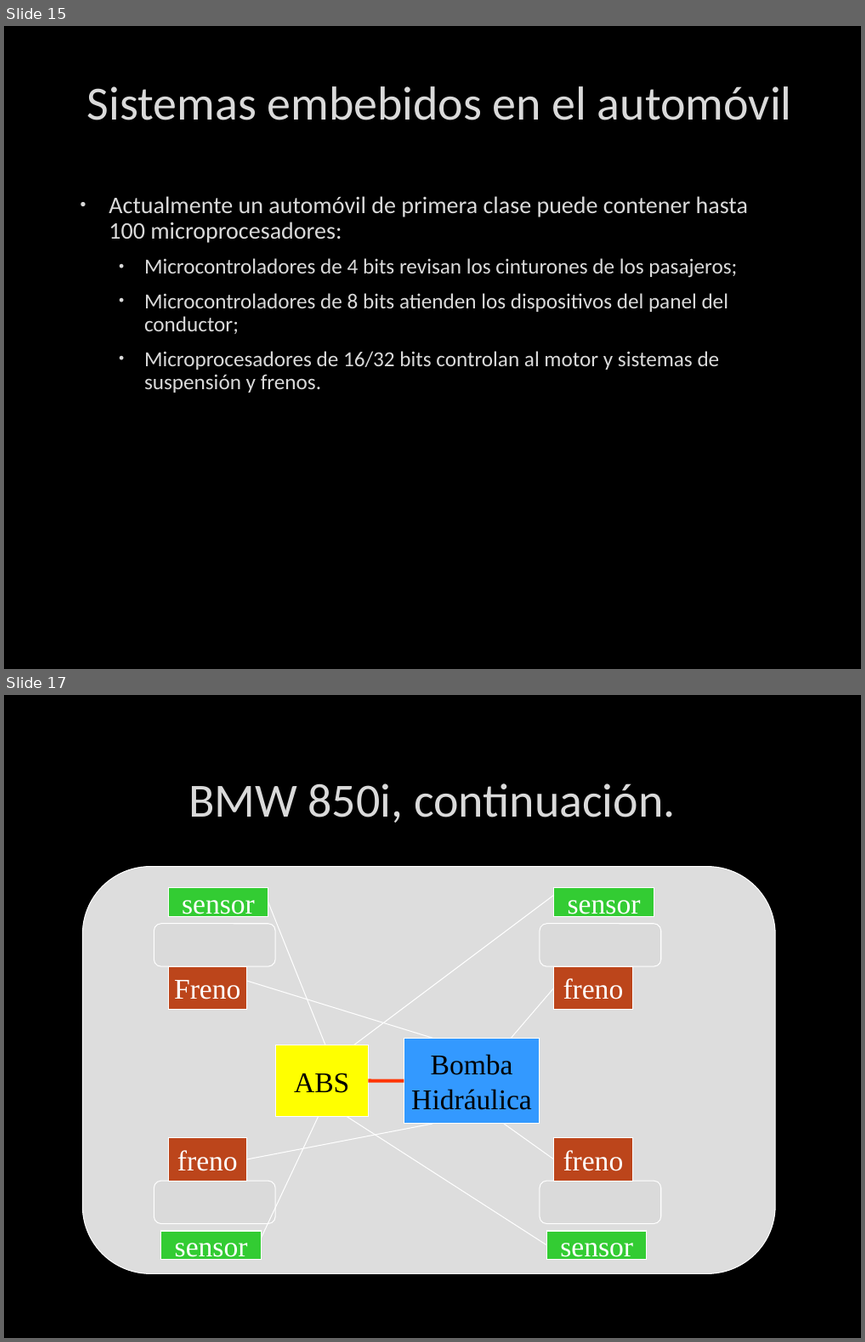
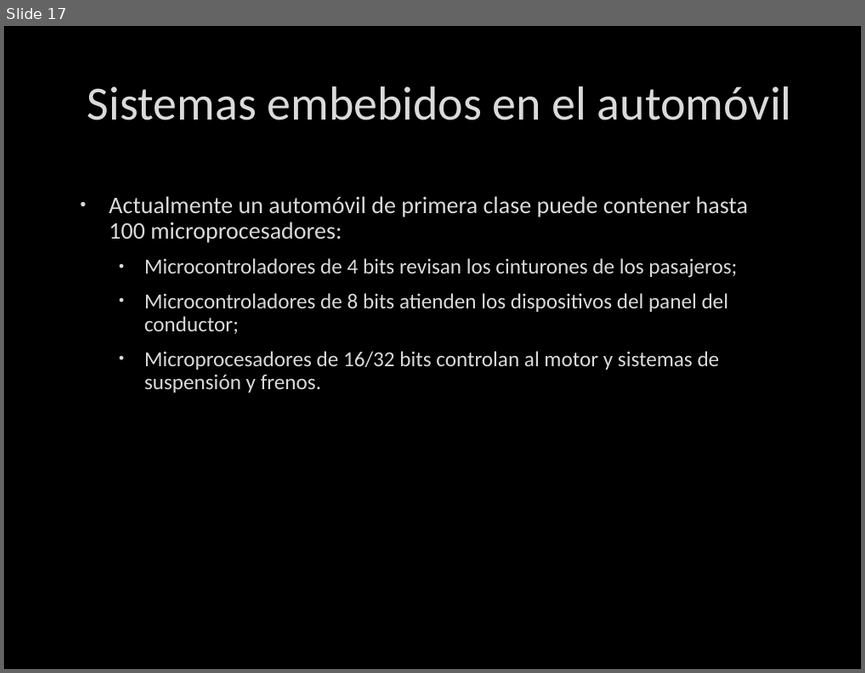
Before and after one commit to Erick-ARH/Sistemas-Embebidos, a slide deck: Presentaciones/Sistemas Embebidos/Sistemas Embebidos.pptx. Shown one above the other, each under a label of ours: slides 15 and 17 before the commit, slide 17 after it; the slides between them are not shown. The pictures are 865x1342 and 865x673 pixels, drawn with LibreOffice and Linux fonts; fonts in the diff are those of the drawing; background and template pictures are left out. Boxes give left, top, right and bottom in pixels: in the first picture for what was removed or moved away, otherwise in the second. Text is boxed around its words. In the diff, an @@ line names an element or a change of style, - is before the commit and + after.

```diff
--- a/Presentaciones/Sistemas Embebidos/Sistemas Embebidos.pptx
+++ b/Presentaciones/Sistemas Embebidos/Sistemas Embebidos.pptx
@@ slide 17 removed at bbox=[4, 695, 861, 1338], background picture (left out) @@
@@ title removed at bbox=[188, 783, 676, 823] @@
-BMW 850i, continuación.
@@ rounded rectangle removed at bbox=[83, 867, 775, 1273] @@
@@ rectangle removed at bbox=[169, 888, 268, 916] @@
-sensor
@@ line removed from (353, 1044) to (554, 895) @@
@@ rectangle removed at bbox=[554, 888, 654, 916] @@
-sensor
@@ rounded rectangle removed at bbox=[154, 924, 276, 967] @@
@@ line removed from (325, 1044) to (268, 902) @@
@@ rounded rectangle removed at bbox=[540, 924, 661, 967] @@
@@ rectangle removed at bbox=[169, 967, 247, 1009] @@
-Freno
@@ rectangle removed at bbox=[554, 967, 633, 1009] @@
-freno
@@ line removed from (432, 1038) to (246, 981) @@
@@ line removed from (511, 1038) to (554, 988) @@
@@ rectangle removed at bbox=[276, 1044, 368, 1116] @@
-ABS
@@ rectangle removed at bbox=[404, 1038, 540, 1123] @@
-Bomba
-Hidráulica
@@ line removed from (368, 1081) to (404, 1081) @@
@@ line removed from (432, 1123) to (246, 1159) @@
@@ line removed from (261, 1237) to (318, 1117) @@
@@ line removed from (347, 1117) to (546, 1245) @@
@@ line removed from (504, 1123) to (554, 1159) @@
@@ rectangle removed at bbox=[169, 1138, 247, 1181] @@
-freno
@@ rectangle removed at bbox=[554, 1138, 633, 1181] @@
-freno
@@ rounded rectangle removed at bbox=[154, 1181, 276, 1224] @@
@@ rounded rectangle removed at bbox=[540, 1181, 661, 1224] @@
@@ rectangle removed at bbox=[160, 1231, 261, 1259] @@
-sensor
@@ rectangle removed at bbox=[546, 1231, 647, 1259] @@
-sensor
@@ what was slide 15 is now slide 17 @@
```
Also in this commit, not shown: 1 slide changed, 4 slides added, 30 other slides removed.
